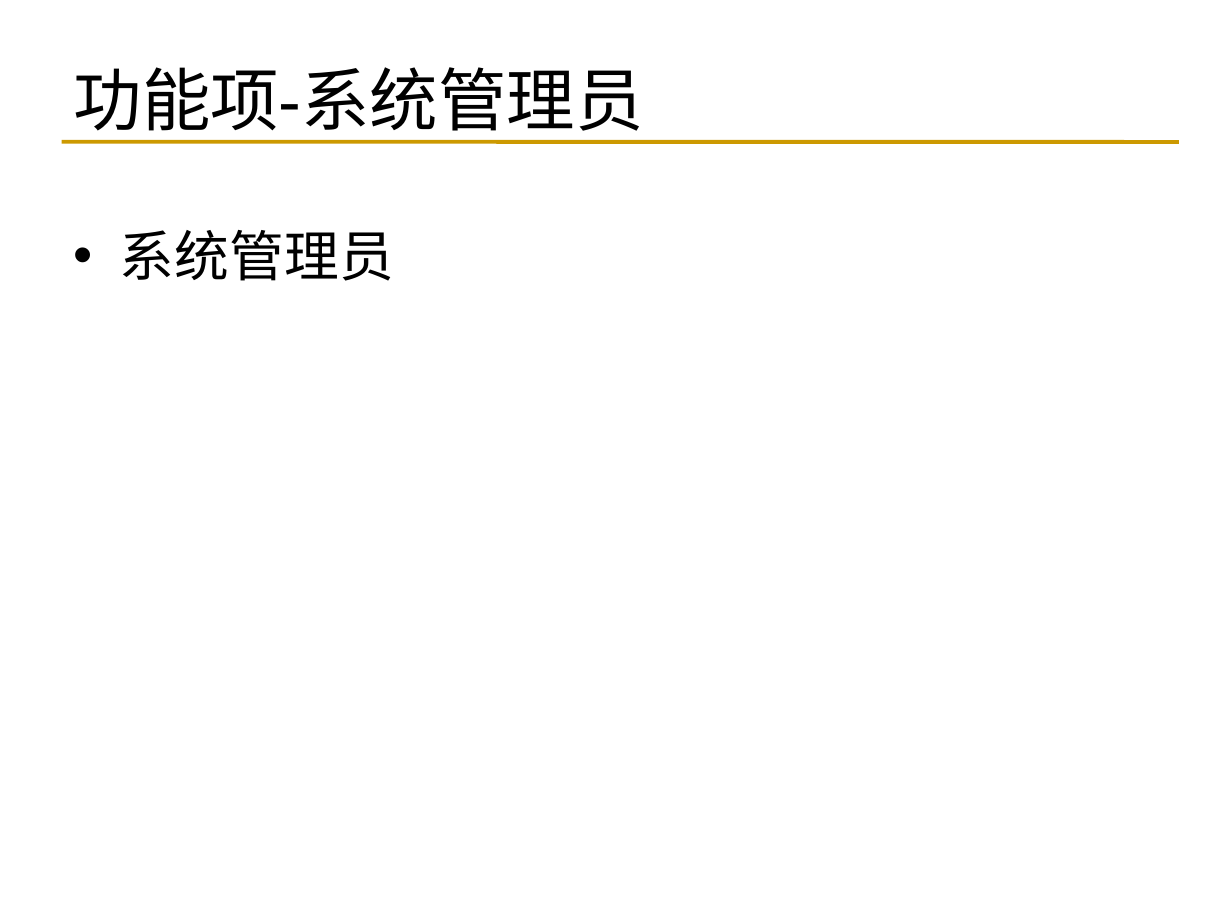
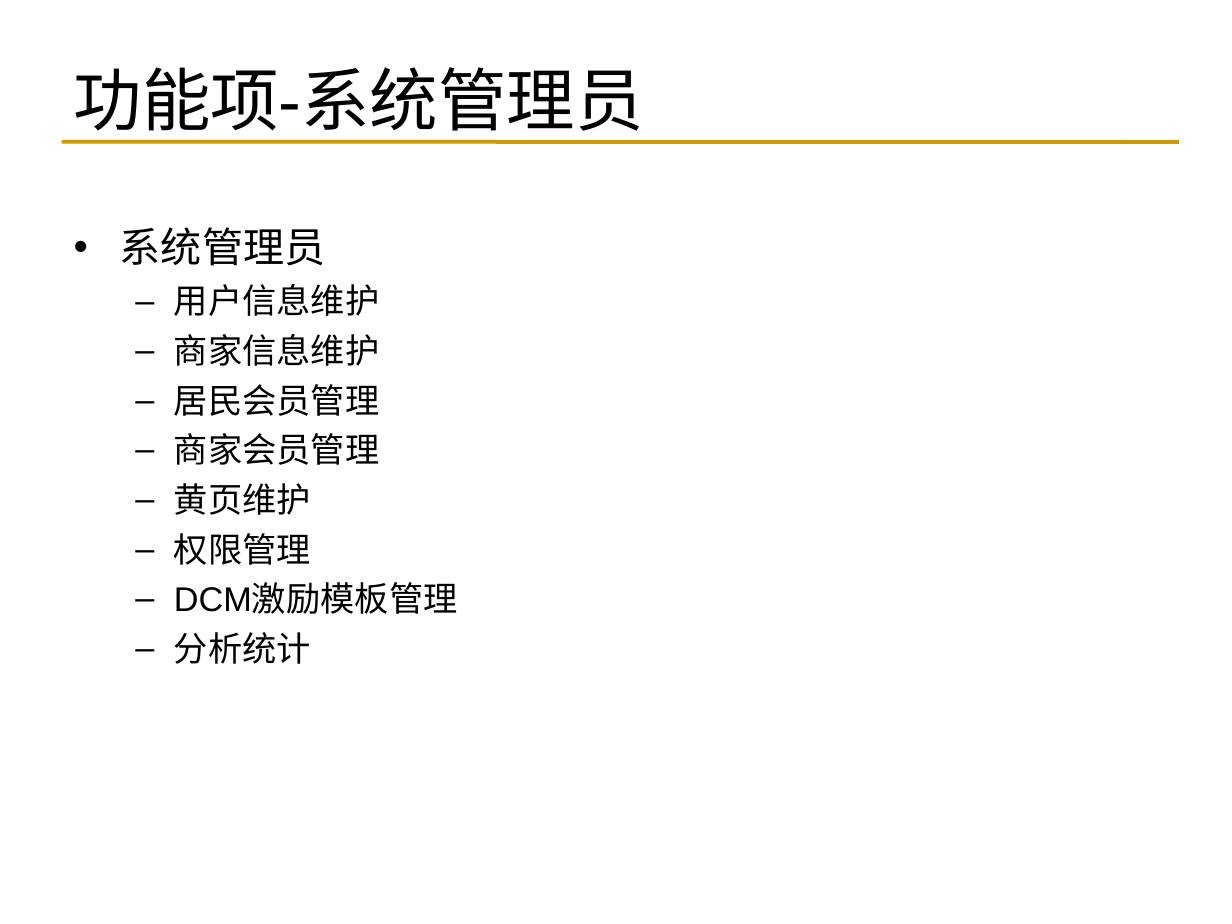
Before and after one commit to reetssydney/dcm, a slide deck: slide 9 of trunk/Second Life需求_张亮.ppt. Drawn at 1232x924 pixels with LibreOffice and Linux fonts; fonts in the diff are those of the drawing. Boxes give left, top, right and bottom in pixels: in the first picture for what was removed or moved away, otherwise in the second. Text is boxed around its words. In the diff, an @@ line names an element or a change of style, - is before the commit and + after.

```diff
--- a/trunk/Second Life需求_张亮.ppt
+++ b/trunk/Second Life需求_张亮.ppt
@@ text at (120, 227, 325, 266): size 32 to 24 pt in "系统管理员"; less space between paragraphs @@
@@ text at (174, 284, 458, 664): paragraphs added @@
+  – 用户信息维护
+  – 商家信息维护
+  – 居民会员管理
+  – 商家会员管理
+  – 黄页维护
+  – 权限管理
+  – DCM激励模板管理
+  – 分析统计
```
Also in this commit, not shown: 4 other slides changed.
